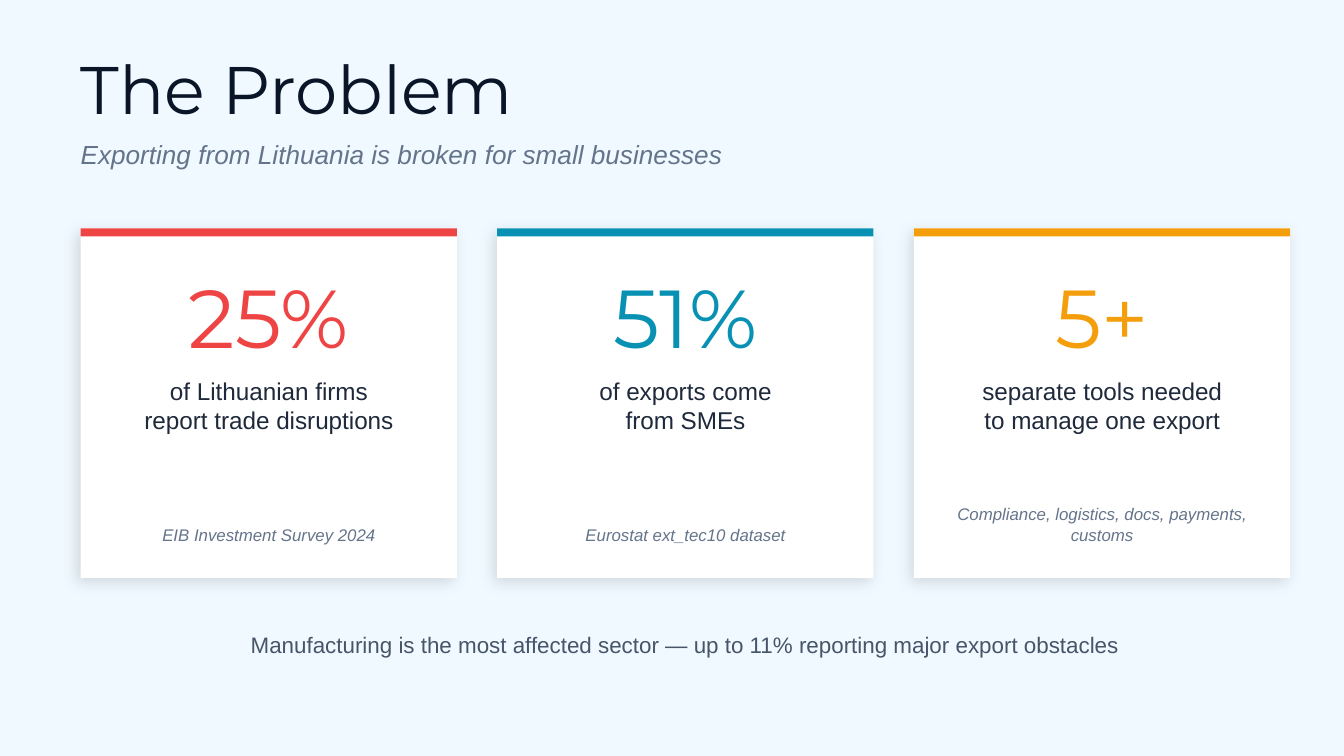
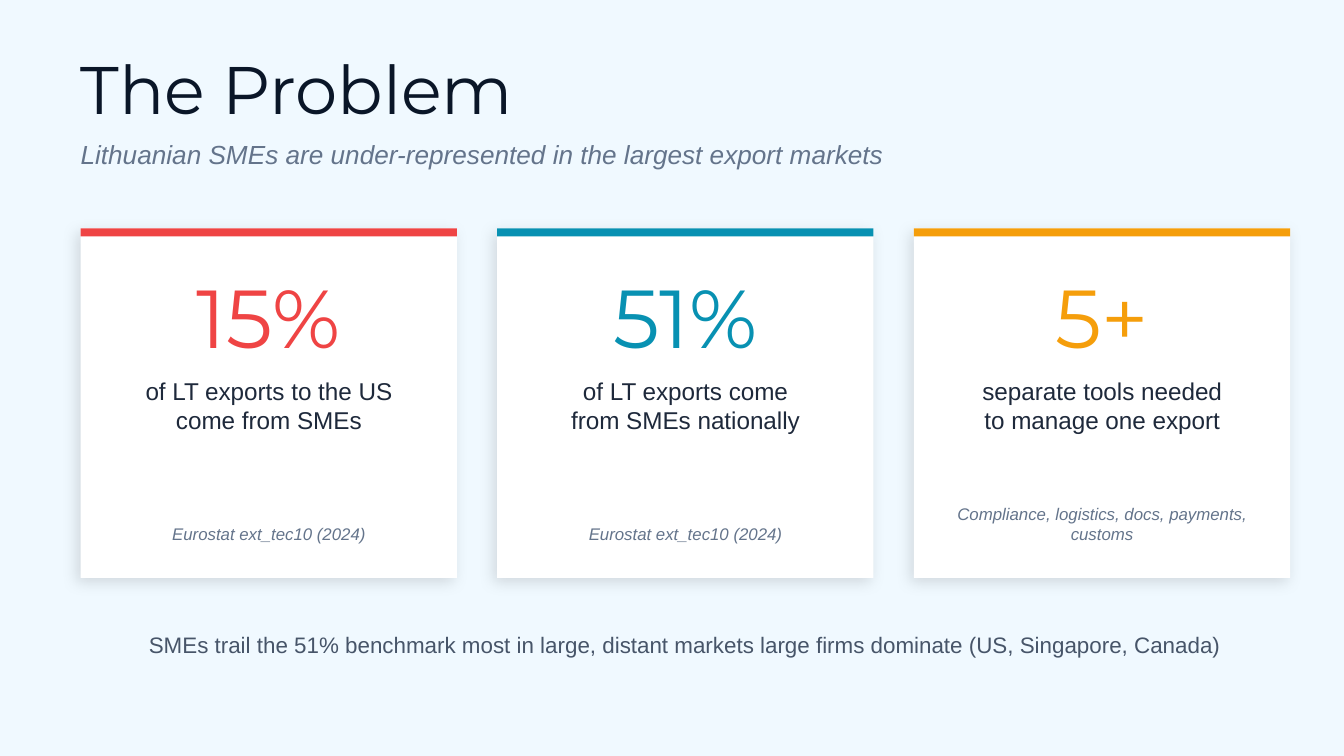
Before and after one commit to labutyteieva-jpg/xaas-capstone, a slide deck: slide 2 of docs/XaaS_Pitch_Deck.pptx. Drawn at 1344x756 pixels with LibreOffice and Linux fonts; fonts in the diff are those of the drawing. Boxes give left, top, right and bottom in pixels: in the first picture for what was removed or moved away, otherwise in the second. Text is boxed around its words. In the diff, an @@ line names an element or a change of style, - is before the commit and + after.

Commit message:
Deep-tech & evaluation plan; fix deck slides 2/3/7 to verified data

```diff
--- a/docs/XaaS_Pitch_Deck.pptx
+++ b/docs/XaaS_Pitch_Deck.pptx
@@ text at box(81, 145, 883, 170): text changed @@
-Exporting from Lithuania is broken for small businesses
+Lithuanian SMEs are under-represented in the largest export markets
@@ text at box(197, 290, 340, 349): text changed @@
-25%
+15%
@@ text at box(146, 382, 393, 430): text changed @@
-of Lithuanian firms
-report trade disruptions
+of LT exports to the US
+come from SMEs
@@ text at box(571, 382, 800, 434): text changed @@
-of exports come
-from SMEs
+of LT exports come
+from SMEs nationally
@@ text at box(172, 528, 366, 544): text changed @@
-EIB Investment Survey 2024
+Eurostat ext_tec10 (2024)
@@ text at box(589, 528, 783, 544): text changed @@
-Eurostat ext_tec10 dataset
+Eurostat ext_tec10 (2024)
@@ text at box(149, 637, 1220, 658): text changed @@
-Manufacturing is the most affected sector — up to 11% reporting major export obstacles
+SMEs trail the 51% benchmark most in large, distant markets large firms dominate (US, Singapore, Canada)
```
Also in this commit, not shown: 6 other slides changed, 2 other files.
